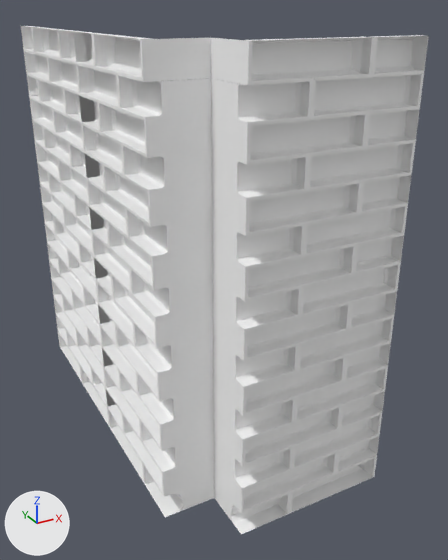
The FBX model Group4Church/Assets/Models/DungeonWalls.fbx: old version first, new version second.
Camera for both pictures: a 50 mm camera at (-0.0079, -0.0274, 0.0209) aimed at (0.0062, -0.0017, 0.0081). The axes (+X, +Y, +Z) are drawn at lower left. The lights are the same throughout. Where no turn or scale is listed for an object, it has been applied to the vertices.

Script lines for the objects in view, before the commit:
```python
me_mesh = bpy.data.meshes.new('Mesh')
me_mesh.from_pydata(...)  # 638 vertices, 604 faces; spans x -0.0005..0.0005, y -0.005..0.005, z -0.01..0.01
# faces by material slot: [568, 36]
me_mesh.materials.append(mat_lambert1)  # its picture is missing
me_mesh.materials.append(mat_lambert2)  # its picture is missing
me_mesh_001 = bpy.data.meshes.new('Mesh.001')
me_mesh_001.from_pydata(...)  # 1016 vertices, 968 faces; spans x -0.005..0.005, y -0.005..0.005, z -0.01..0.01
# faces by material slot: [916, 52]
me_mesh_001.materials.append(mat_lambert1)  # its picture is missing
me_mesh_001.materials.append(mat_lambert2)  # its picture is missing
ob_dunwall = bpy.data.objects.new('DunWall', me_mesh)
ob_dunwall.location = (0.00048, 0.005, 0.01)
ob_dunwallturn = bpy.data.objects.new('DunWallTurn', me_mesh_001)
ob_dunwallturn.location = (0.005, -0.005, 0.01)
```
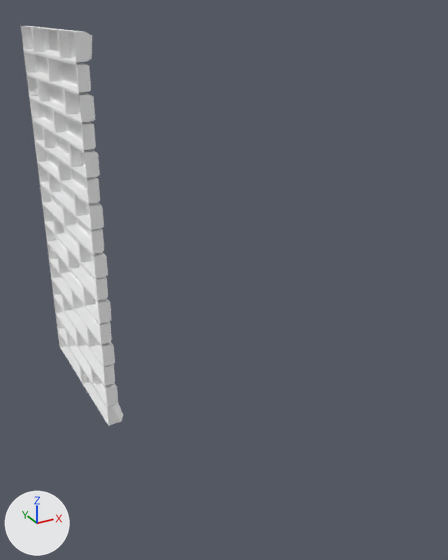
Where the newer file only moved an object's origin or applied its transform, the numbers keep the older frame.

What differs and where, as boxes [x1, y1, x2, y2] in the pictures (448 x 560 px):
'DunWallTurn', deleted
    before: [74, 32, 429, 534]
    faces in mat_lambert1 (its picture is missing): [76, 38, 424, 534]
    faces in mat_lambert2 (its picture is missing): [74, 32, 429, 85]

Diff of the bpy script that builds the scene:
```diff
--- a/Group4Church/Assets/Models/DungeonWalls.fbx.py
+++ b/Group4Church/Assets/Models/DungeonWalls.fbx.py
@@ ob_dunwallturn @@
-ob_dunwallturn = bpy.data.objects.new('DunWallTurn', me_mesh_001)
-ob_dunwallturn.location = (0.005, -0.005, 0.01)
```
